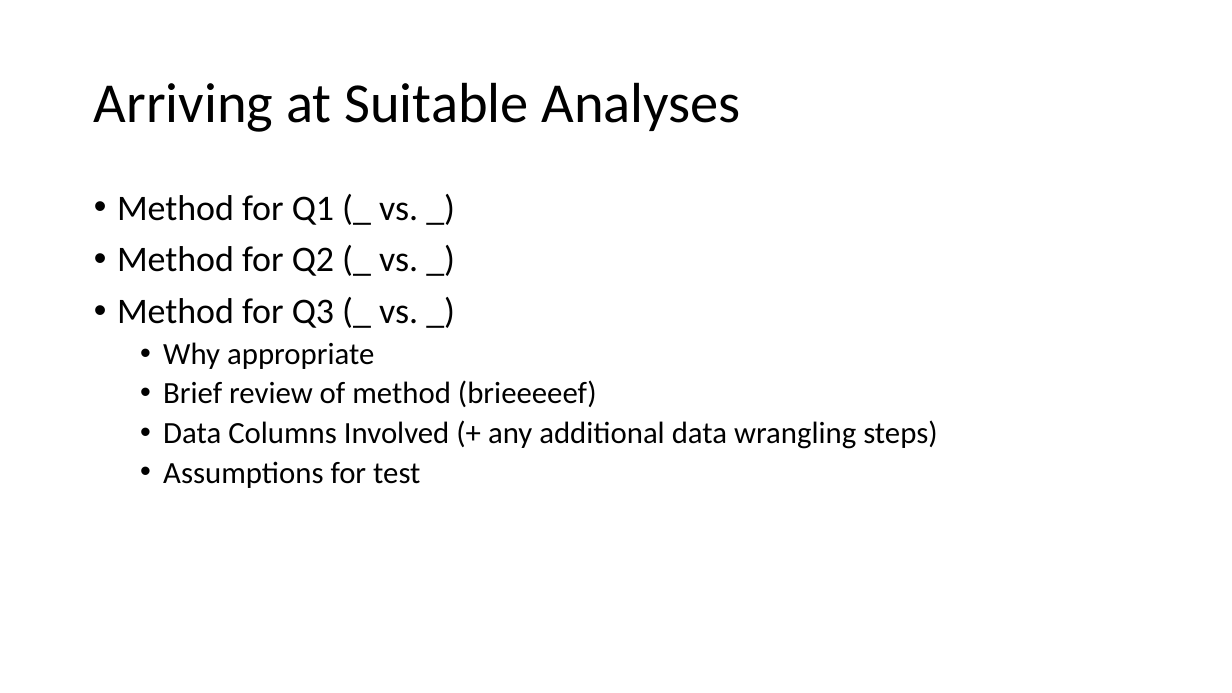
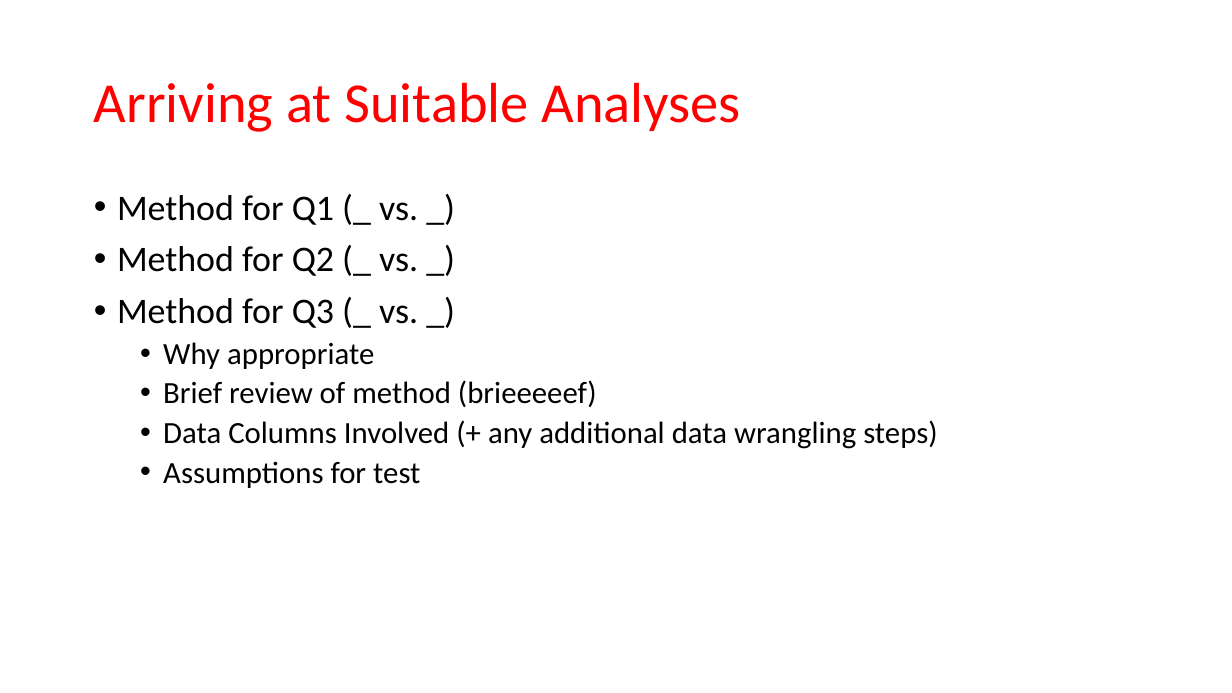
Before and after one commit to MatthewCodes/557_Final_Project, a slide deck: slide 7 of Presentation/Final Presentation.pptx (slide 6 before the commit). Drawn at 1232x693 pixels with LibreOffice and Linux fonts; fonts in the diff are those of the drawing. Boxes give left, top, right and bottom in pixels: in the first picture for what was removed or moved away, otherwise in the second. Text is boxed around its words. In the diff, an @@ line names an element or a change of style, - is before the commit and + after.

```diff
--- a/Presentation/Final Presentation.pptx
+++ b/Presentation/Final Presentation.pptx
@@ title "Arriving at Suitable Analyses" at [94, 82, 741, 132]: text colour #000000 to #FF0000 @@
```
Also in this commit, not shown: 11 other slides changed, 2 slides added.
